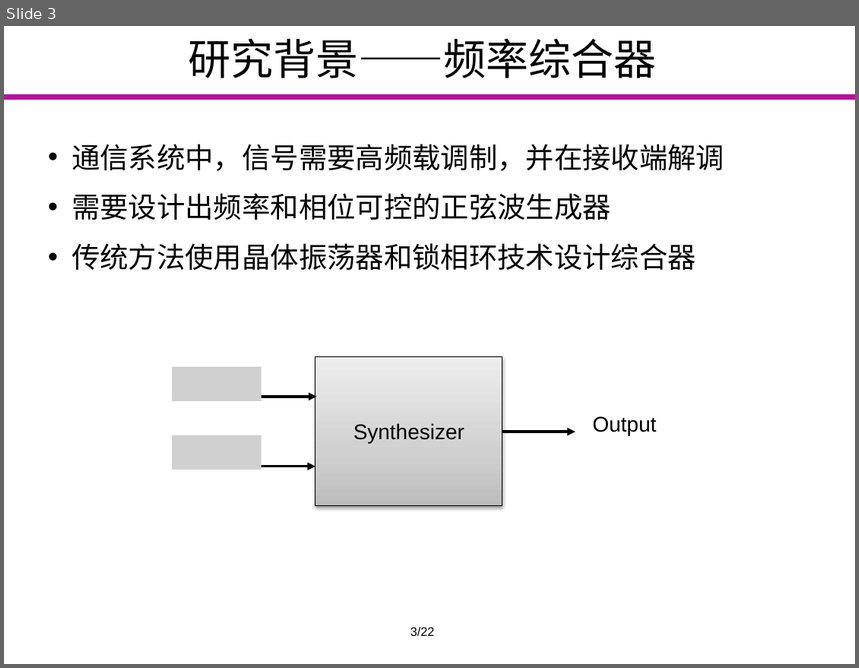
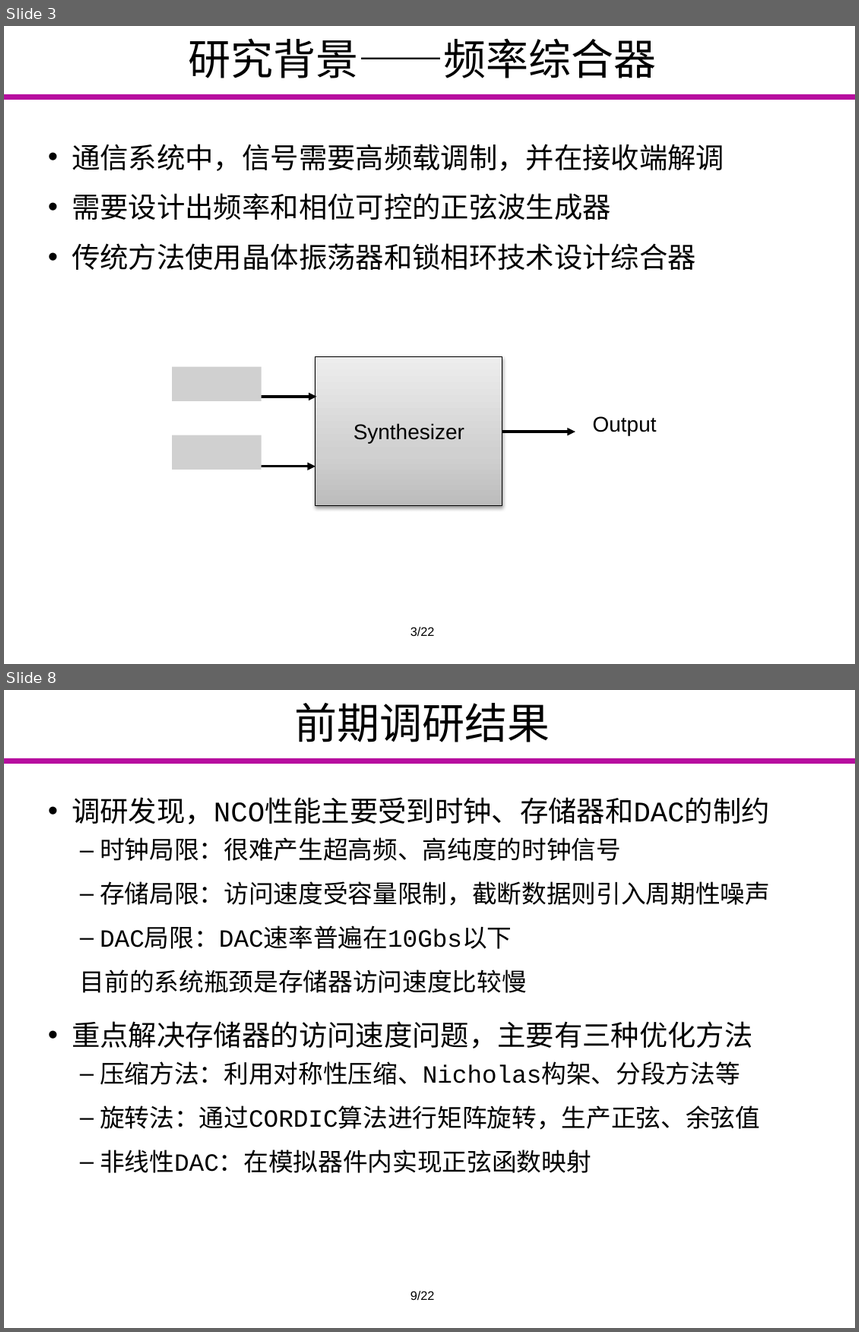
Before and after one commit to Markov2016/kaiti, a slide deck: ppt/yyx_v1.0.pptx. Shown one above the other, each under a label of ours: slide 3 before the commit, slides 3 and 8 after it; the slides between them are not shown. The pictures are 859x668 and 859x1332 pixels, drawn with LibreOffice and Linux fonts; fonts in the diff are those of the drawing; grey boxes stand for pictures; background and template pictures are left out. Boxes give left, top, right and bottom in pixels: in the first picture for what was removed or moved away, otherwise in the second. Text is boxed around its words. In the diff, an @@ line names an element or a change of style, - is before the commit and + after.

```diff
--- a/ppt/yyx_v1.0.pptx
+++ b/ppt/yyx_v1.0.pptx
@@ slide 8 added at [4, 690, 855, 1328], background #FFFFFF; not listed: 1 template element that a slide beside it also shows @@
@@ title added at [295, 703, 550, 742], 36 pt, text #000000 @@
+前期调研结果
@@ text added at [72, 797, 770, 1173], 21 pt, text #000000 @@
+• 调研发现，NCO性能主要受到时钟、存储器和DAC的制约
+  – 时钟局限：很难产生超高频、高纯度的时钟信号
+  – 存储局限：访问速度受容量限制，截断数据则引入周期性噪声
+  – DAC局限：DAC速率普遍在10Gbs以下
+  目前的系统瓶颈是存储器访问速度比较慢
+• 重点解决存储器的访问速度问题，主要有三种优化方法
+  – 压缩方法：利用对称性压缩、Nicholas构架、分段方法等
+  – 旋转法：通过CORDIC算法进行矩阵旋转，生产正弦、余弦值
+  – 非线性DAC：在模拟器件内实现正弦函数映射
@@ text added at [411, 1291, 435, 1300], 10.5 pt, text #000000 @@
+9/22
```
Also in this commit, not shown: 6 slides changed, 4 other slides added, 12 slides removed.
